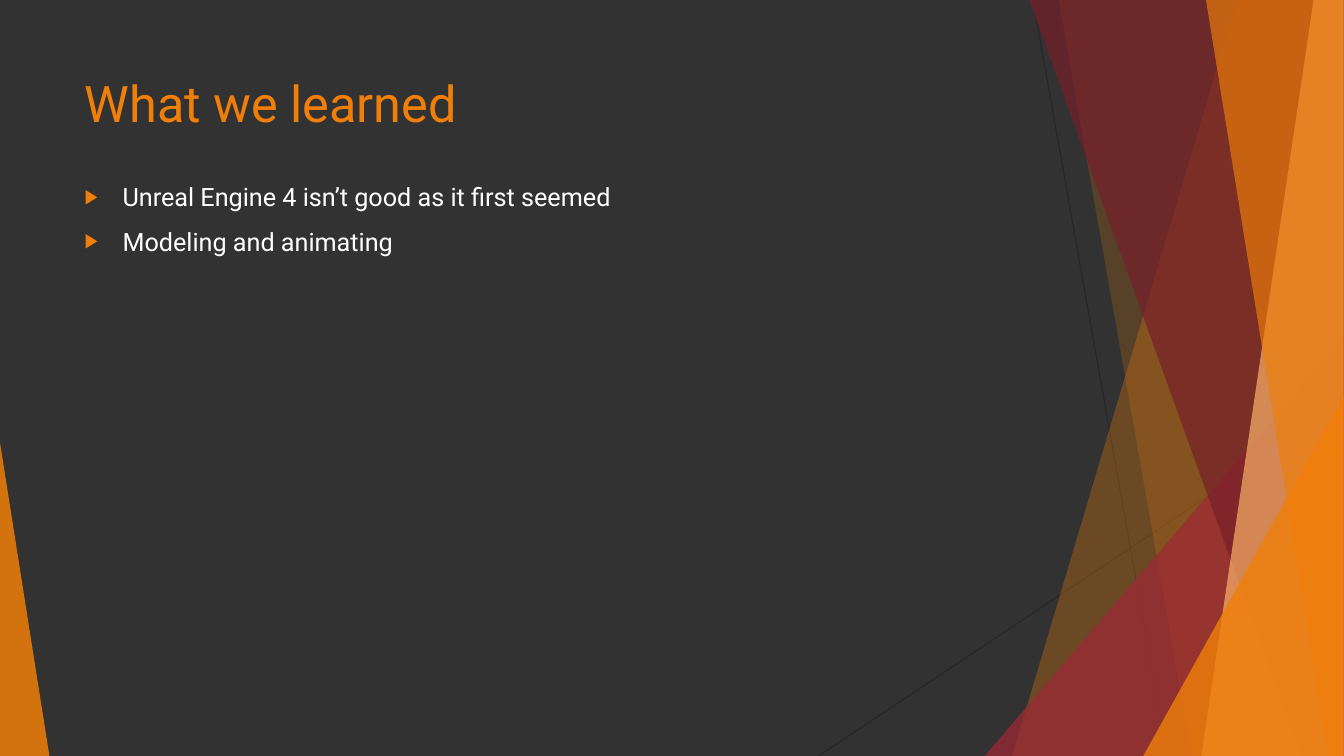
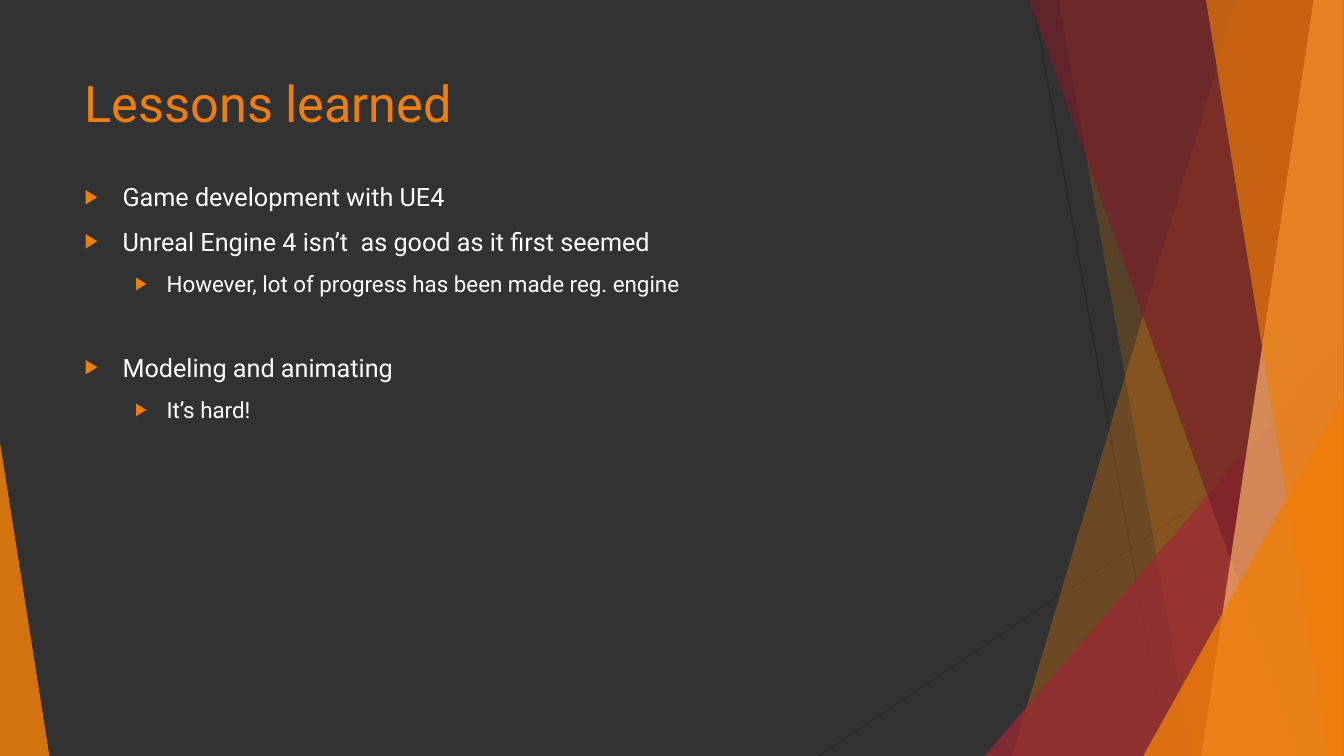
Before and after one commit to isurakka/game-programming-project, a slide deck: slide 14 of TopdownGame.pptx (slide 11 before the commit). Drawn at 1344x756 pixels with LibreOffice and Linux fonts; fonts in the diff are those of the drawing. Boxes give left, top, right and bottom in pixels: in the first picture for what was removed or moved away, otherwise in the second. Text is boxed around its words. In the diff, an @@ line names an element or a change of style, - is before the commit and + after.

Commit message:
more work on powerpoint

```diff
--- a/TopdownGame.pptx
+++ b/TopdownGame.pptx
@@ title at (x1=85, y1=84, x2=452, y2=123): text changed @@
-What we learned
+Lessons learned
@@ text at (x1=123, y1=187, x2=679, y2=297): text changed @@
-▶ Unreal Engine 4 isn’t good as it first seemed
+▶ Game development with UE4
+▶ Unreal Engine 4 isn’t as good as it first seemed
+  ▶ However, lot of progress has been made reg. engine
@@ text at (x1=167, y1=401, x2=250, y2=418): paragraph added @@
+  ▶ It’s hard!
```
Also in this commit, not shown: 4 other slides changed, 3 slides added.
